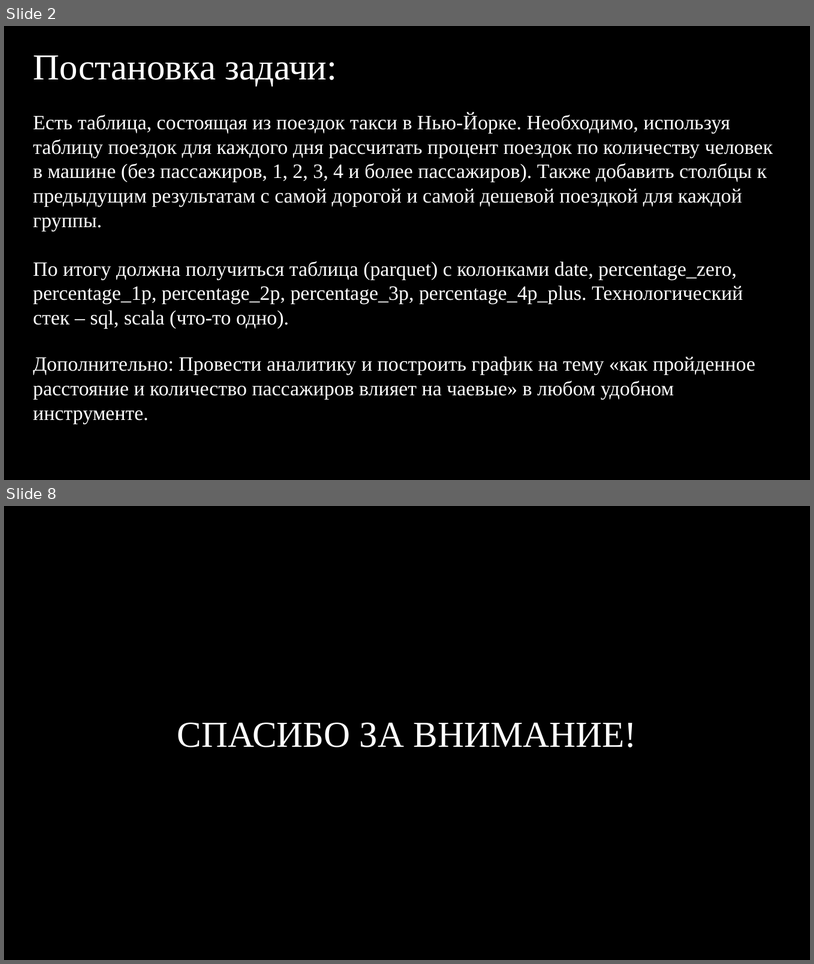
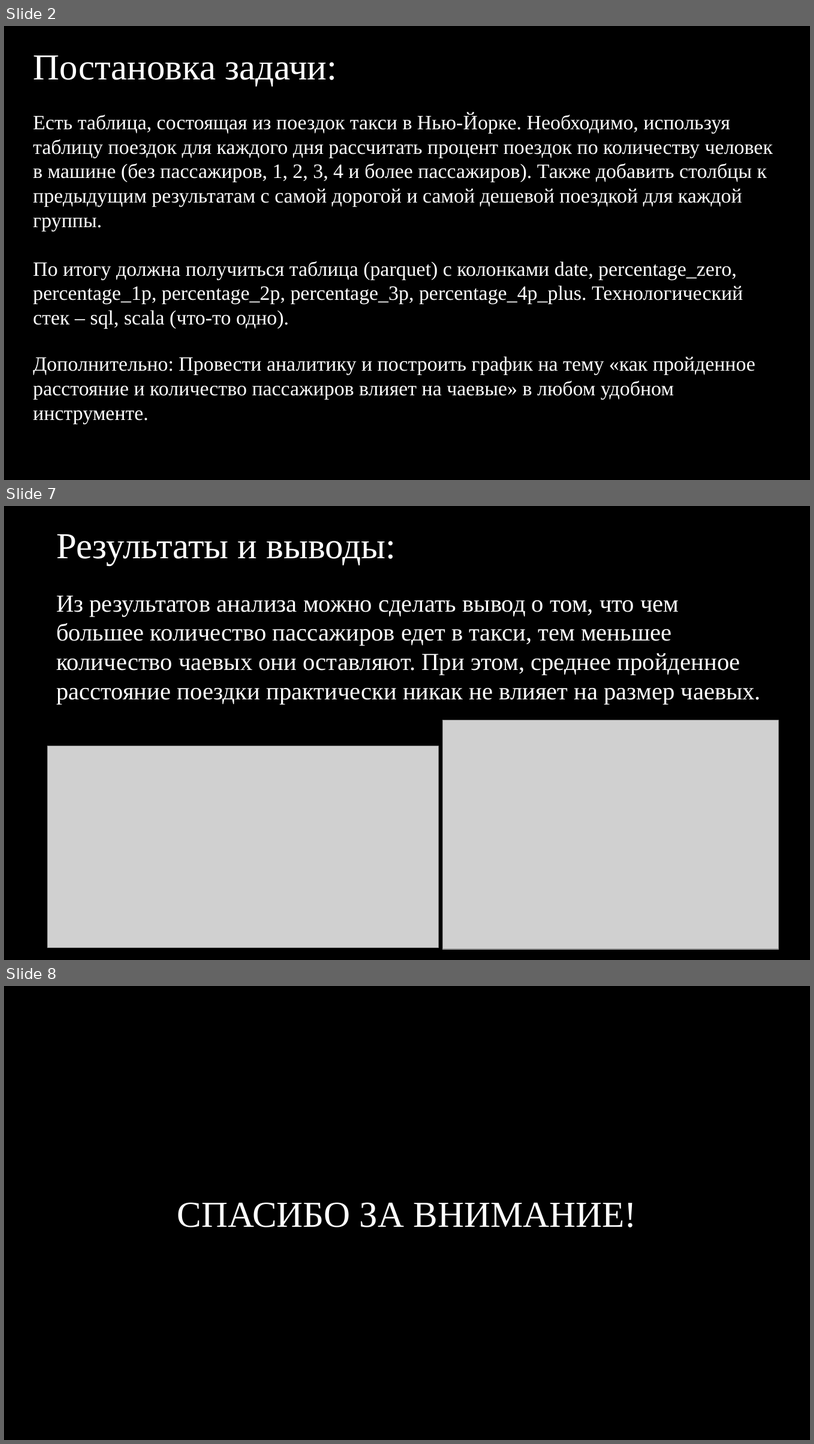
Before and after one commit to Toljanchiman/finalProject4, a slide deck: images/present.pptx. Shown one above the other, each under a label of ours: slides 2 and 8 before the commit, slides 2, 7 and 8 after it; the slides between them are not shown. The pictures are 814x964 and 814x1444 pixels, drawn with LibreOffice and Linux fonts; fonts in the diff are those of the drawing; grey boxes stand for pictures; background and template pictures are left out. Boxes give left, top, right and bottom in pixels: in the first picture for what was removed or moved away, otherwise in the second. Text is boxed around its words. In the diff, an @@ line names an element or a change of style, - is before the commit and + after.

```diff
--- a/images/present.pptx
+++ b/images/present.pptx
@@ slide 7 added at (4, 506, 810, 960), background picture (left out) @@
@@ text added at (56, 534, 396, 565), 36 pt, text #FFFFFF @@
+Результаты и выводы:
@@ text added at (56, 595, 761, 704), 24 pt, text #FFFFFF @@
+Из результатов анализа можно сделать вывод о том, что чем большее количество пассажиров едет в такси, тем меньшее количество чаевых они оставляют. При этом, среднее пройденное расстояние поездки практически никак не влияет на размер чаевых.
@@ picture added at (443, 720, 779, 949) @@
@@ picture added at (48, 746, 438, 948) @@
```
Also in this commit, not shown: 3 slides changed, 1 other slide added, 2 slides removed, 26 other files.
